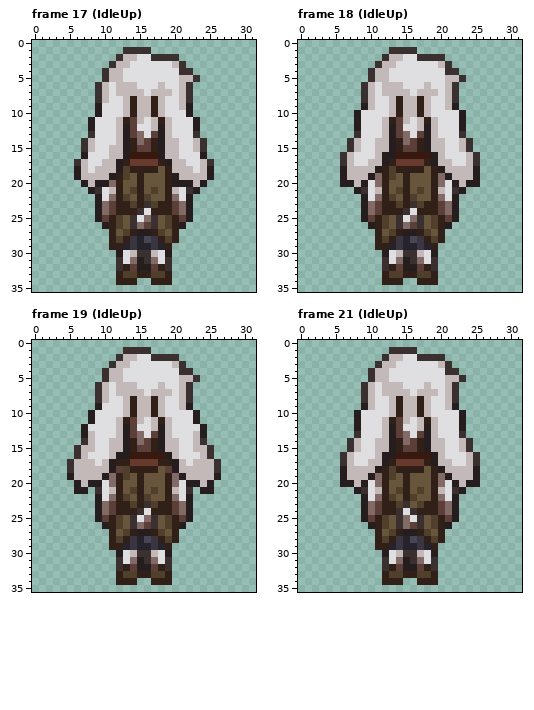
Pixel-art file: art/OV/Asteria/AsteriaOV.ase. The picture above is the old version.
32x36 pixels, 21 frames. Shown: frame 17 (IdleUp), frame 18 (IdleUp), frame 19 (IdleUp), frame 21 (IdleUp). The commit also changed other frames, which this record leaves out.
Once edited:
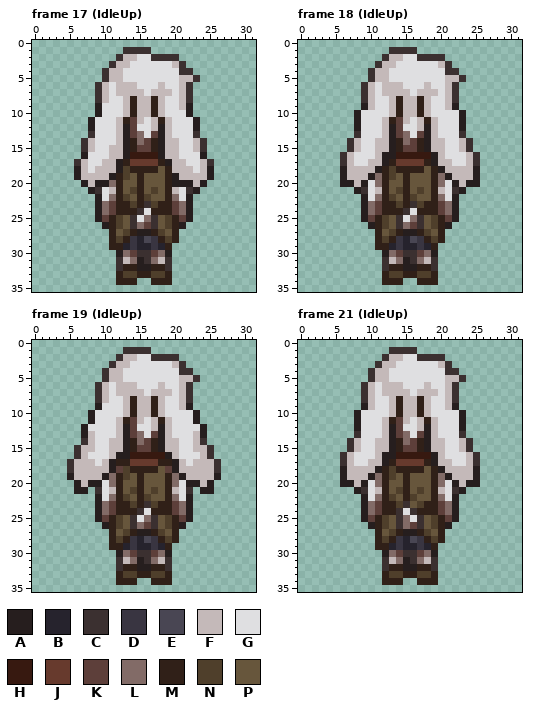
Palette (. is transparent): A #261e1e  B #26232d  C #3b3030  D #393541  E #494653  F #c4b9b9  G #dfdfe1  H #371910  J #673a2d  K #5d3f3a  L #826b67  M #302018  N #4f3f2b  P #67563c
Diff:
--- frame 17 (IdleUp), layer "Layer 1"
@@ x 11..20 @@
 29 MMBDBBDBM.
-30 .AGFCCFGA.
-31 .CGLACLGC.
-32 .CMKAAKMC.
+30 .ALKCCKLA.
+31 .CFLACLFC.
+32 .CMMAAMMC.
 33 .MNNMMNNM.
--- frame 18 (IdleUp), layer "Layer 1": the same change as frame 17 (IdleUp)
--- frame 19 (IdleUp), layer "Layer 1": the same change as frame 17 (IdleUp)
--- frame 21 (IdleUp), layer "Layer 1": the same change as frame 17 (IdleUp)
